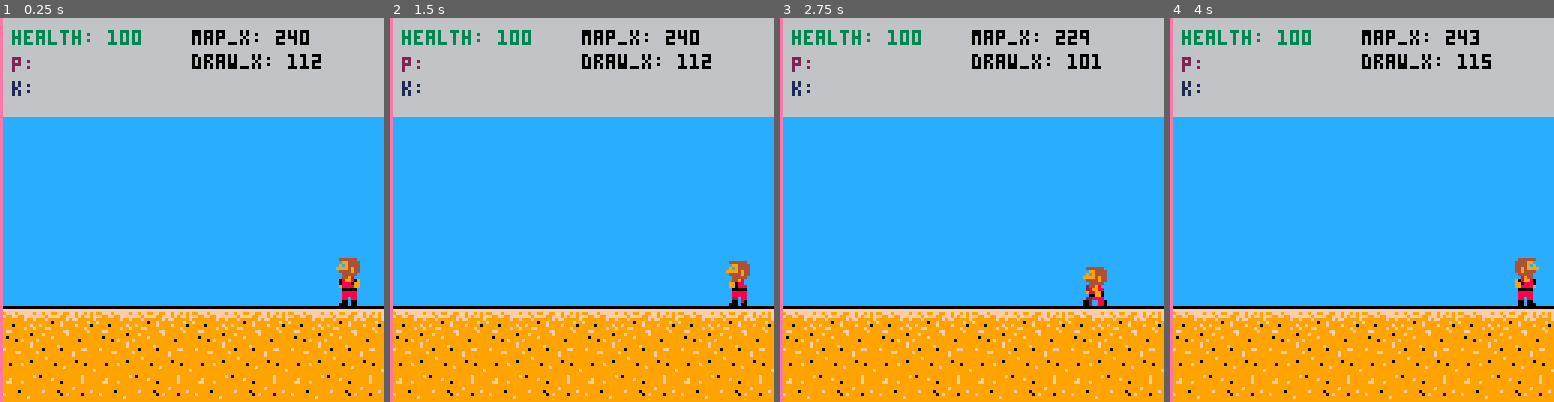
Above: before the commit, frames 1-4 (left to right).
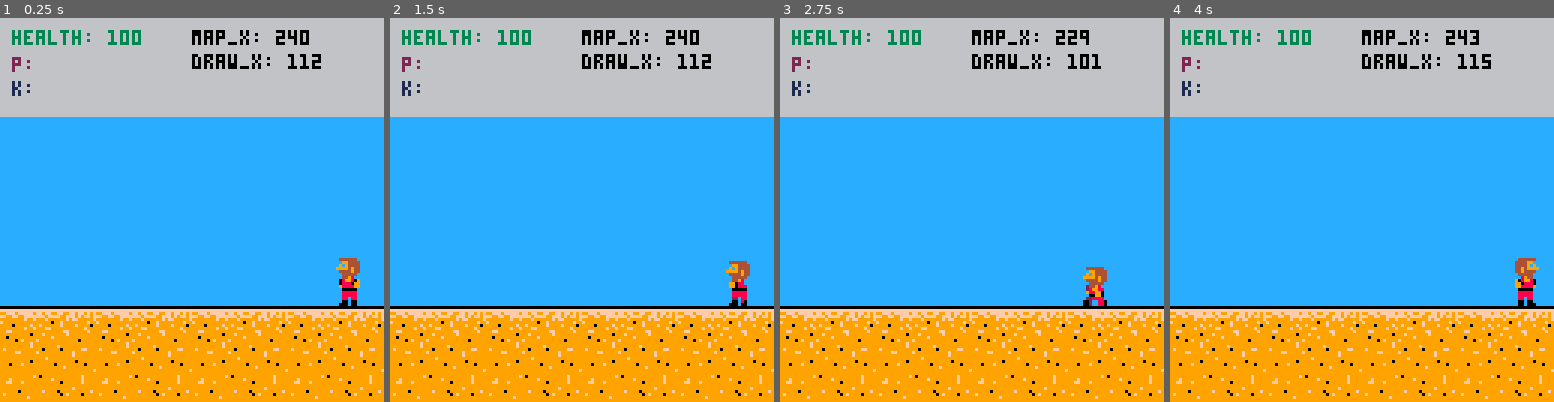
Above: after the commit, the same moments.

Repository: radicalslice/kfu-01
Game: PICO-8 cartridge main.p8
The game is run twice, just before and just after one commit, with the same random seed, the same clock (stepped at 60 frames per second) and the same inputs.
Inputs:
- Up to frame 1 (0.25 s): no input
- Up to frame 2 (1.5 s): tap O (Z key) at 0.33, 0.7, 1.43 s; tap X (X key) at 1.07 s
- Up to frame 3 (2.75 s): hold Left 1.97-2.37 s; tap X (X key) at 2.07, 2.4, 2.73 s; tap O (Z key) at 2.22 s; hold Down from 2.42 s (still down)
- Up to frame 4 (4 s): release Down at 2.82 s; hold Right 2.87-3.53 s; tap X (X key) at 3.07, 3.4, 3.73 s; tap O (Z key) at 3.1, 3.98 s

The runs differ from the first frame. In frame 1, 0.8% of the frame differs, in the area x 0-1%, y 0-100%; in frame 2, 0.8%; in frame 3, 0.8%; in frame 4, 0.8%.

Commit message:
Add level clearing logic

Diff:
--- a/baddie.lua
+++ b/baddie.lua
@@ -1,5 +1,9 @@
 bmgr = {
   baddies = {},
+
+  reset = function(bm)
+    bm.baddies = {}
+  end,
 
   update = function(bm,dt,vx)
     foreach(bm.baddies, function(b) b:update(dt,vx) end)
--- a/level.lua
+++ b/level.lua
@@ -1,5 +1,6 @@
 levels = {
   "200:2t1f:1;150:1f:1;100:2t1f:0"
+  -- "150:2t1f:0"
 }
 
 function parse_level(str)
--- a/main.p8
+++ b/main.p8
@@ -6,17 +6,30 @@
 #include baddie.lua
 #include level.lua
 
-extent = 0
-batches = {}
+extent = 0 -- debugging; used for tracking max x extent of player attacks
+batches = nil
+level_index = 1
+__update = nil
+__draw = nil
 function _init()
   last_ts = 0
   player:reset()
   -- spawn :: Num -> (tree || flower) -> Direction -> Void
   -- bmgr:spawn({"flower", "flower", "flower"}, 1)
-  batches = parse_level(levels[1])
+  batches = parse_level(levels[level_index])
+  __update = game_update
+  __draw = game_draw
+end
+
+function _draw()
+  __draw()
 end
 
 function _update()
+  __update()
+end
+
+function game_update()
   local now = time()
   local dt = now - last_ts
   player:update(dt)
@@ -41,9 +54,34 @@
   end)
 
   last_ts = now
-end
-
-function _draw()
+
+  -- handle player death
+  if player.health <= 0 then
+    player:reset()
+    bmgr:reset()
+    batches = parse_level(levels[level_index])
+  end
+
+
+  -- check if player has reached end of level
+  if player.map_x <= 0 then
+    level_index += 1
+    if level_index > #levels then -- display victory msg
+      __update = victory_update
+      __draw = victory_draw
+    end
+  end
+end
+
+function victory_draw()
+  cls()
+  print("victory", 40, 64, 7)
+end
+
+function victory_update()
+end
+
+function game_draw()
   cls()
   palt(0, false)
   rectfill(0,0,128,128,12)
@@ -63,7 +101,7 @@
   bmgr:draw()
   extent = player:draw(extent)
 
-  line(extent,0,extent,128,14)
+  -- line(extent,0,extent,128,14)
   print("map_x: ".. player.map_x, 64,4,0)
   -- print("batches: ".. #batches, 64,12,0)
   print("draw_x: ".. player.draw_x, 64,12,0)
--- a/player.lua
+++ b/player.lua
@@ -1,19 +1,6 @@
 map_extent = 256
 player = {
-  -- stand | walk | pantic | kantic | punch | kick
-  state = "stand",
-  state_t = 0,
   frame_wait = 0.1,
-  map_x = map_extent - 16,
-  vx = 0,
-  draw_x = 64,
-  draw_y = 80,
-  health = 100,
-  hugged_by_count = 0,
-  mash_count_p = 0,
-  mash_count_k = 0,
-  since_last_frame = 0,
-  since_last_state = 0,
   frames_walk = {2,4,3,4},
   frames_stand = {1},
   frames_pantic = {9},
@@ -25,12 +12,20 @@
   frames_cpunch = {35},
   frames_ckantic = {36},
   frames_ckick = {37},
-  frame_index = 1,
-  frames_current = nil,
-  direction = 0,
   reset = function(p)
     p.frames_current = p.frames_stand
+    p.frame_index = 1
     p.state = "stand"
+    p.state_t = 0
+    p.health = 100
+    p.mash_count_p, p.mash_count_k = 0, 0
+    p.since_last_frame, p.since_last_state = 0, 0
+    p.draw_x = 96
+    p.draw_y = 80
+    p.direction = 0
+    p.map_x = map_extent - 16
+    p.vx = 0
+    p.hugged_by_count = 0
   end,
   update = function(p, dt)
     p.vx = 0
@@ -170,10 +165,7 @@
     return
   end
 
-  p.health -= ceil(dt * p.hugged_by_count * 10)
-  if p.health <= 0 then
-    stop()
-  end
+  p.health -= max(0, ceil(dt * p.hugged_by_count * 10))
 
   if p.hugged_by_count == 0 then
     p.state = "stand"
@@ -266,7 +258,7 @@
   elseif btn(0) and p.map_x > 0 then
     p.direction = 0
     p.map_x -= 1
-    p.vx = player.draw_x == 65 and -1 or 0
+    p.vx = (player.draw_x >= 63 and player.draw_x <= 65) and -1 or 0
   elseif btn(1) and p.map_x < (map_extent - 8) then
     p.direction = 1
     p.map_x += 1
